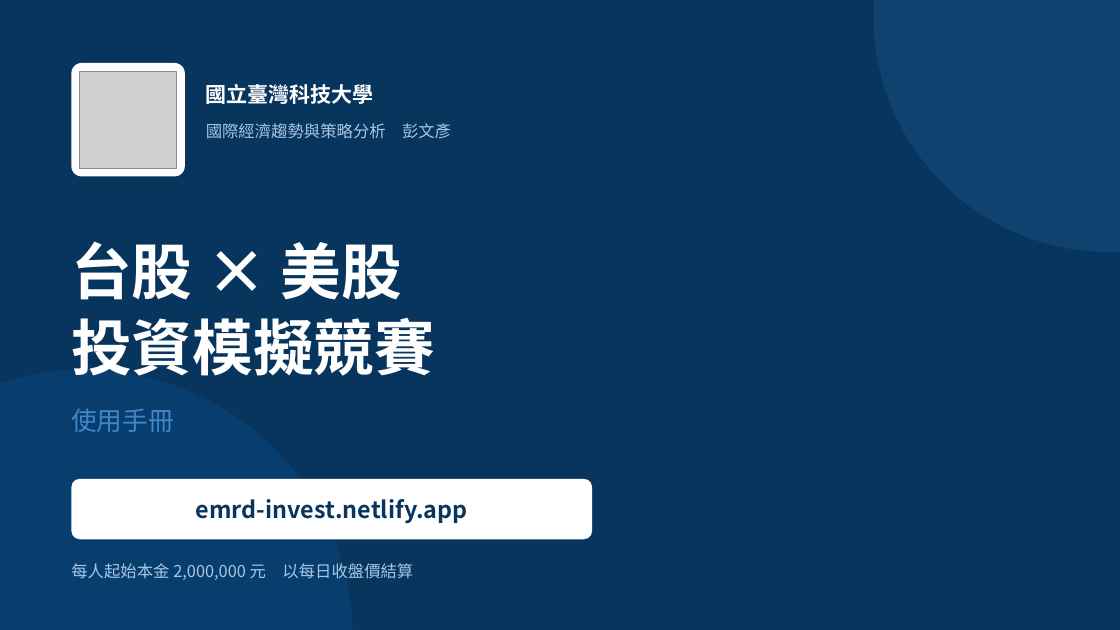
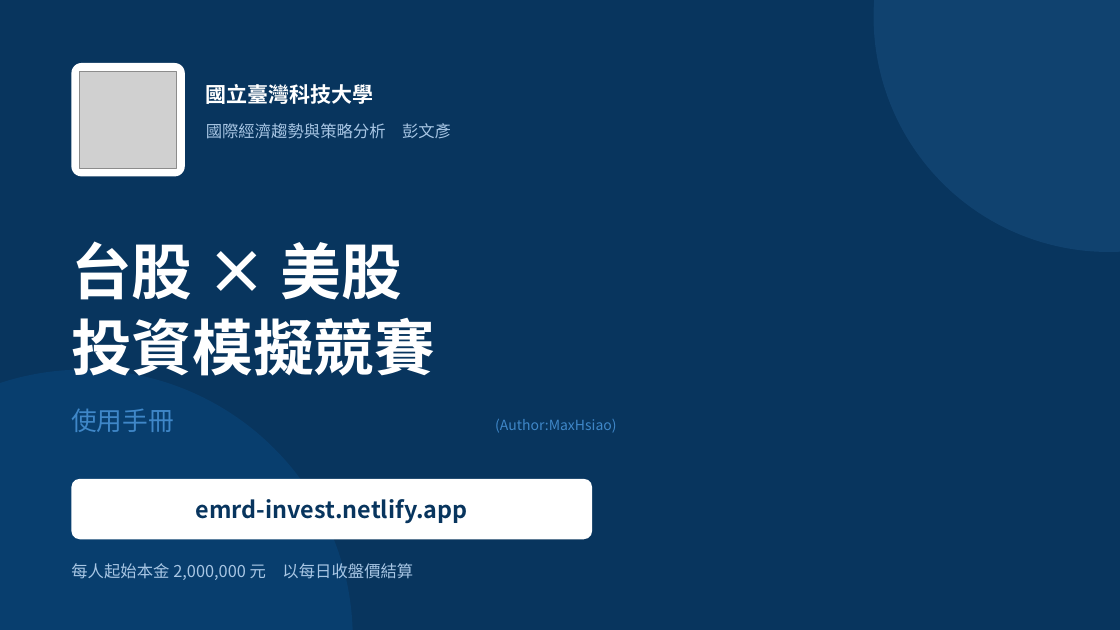
Before and after one commit to mayuhsiao/ntust_InvestmentSimulation, a slide deck: slide 1 of DOC/台股美股投資模擬競賽_使用手冊.pptx. Drawn at 1120x630 pixels with LibreOffice and Linux fonts; fonts in the diff are those of the drawing; grey boxes stand for pictures. Boxes give left, top, right and bottom in pixels: in the first picture for what was removed or moved away, otherwise in the second. Text is boxed around its words. In the diff, an @@ line names an element or a change of style, - is before the commit and + after.

```diff
--- a/DOC/台股美股投資模擬競賽_使用手冊.pptx
+++ b/DOC/台股美股投資模擬競賽_使用手冊.pptx
@@ text at bbox=[71, 408, 616, 433]: text changed; size 22 to 12 pt @@
-使用手冊
+使用手冊 (Author:MaxHsiao)
```
Also in this commit, not shown: 2 other slides changed, 4 other files.
